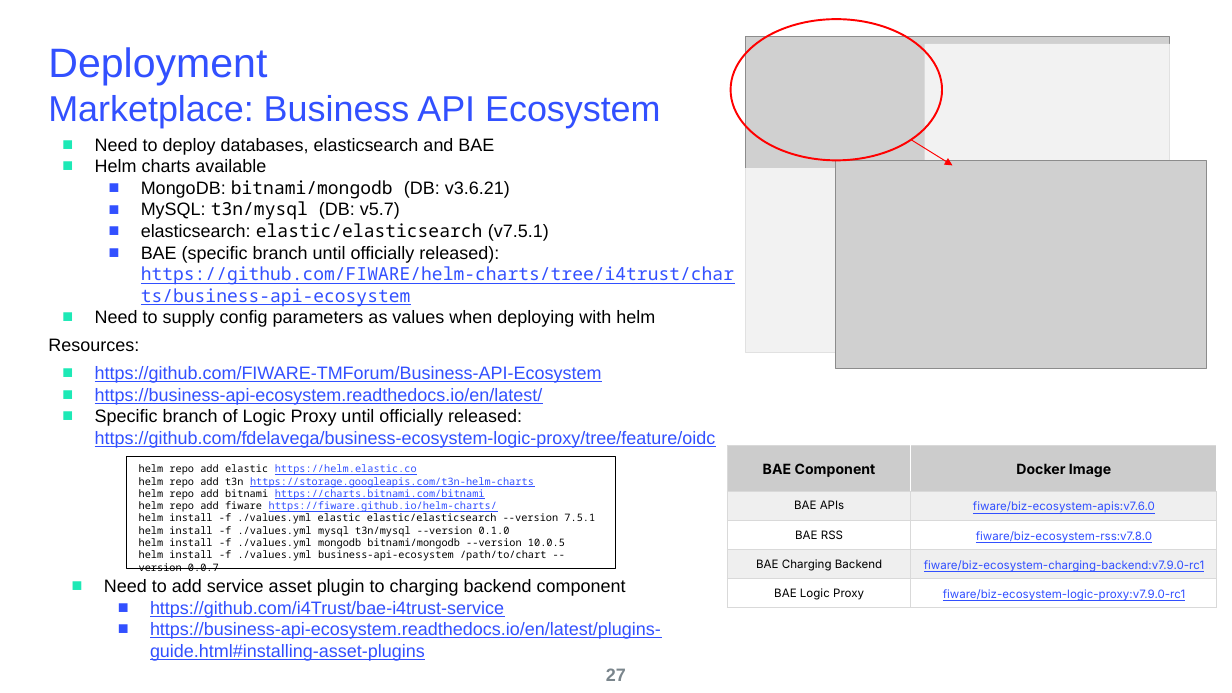
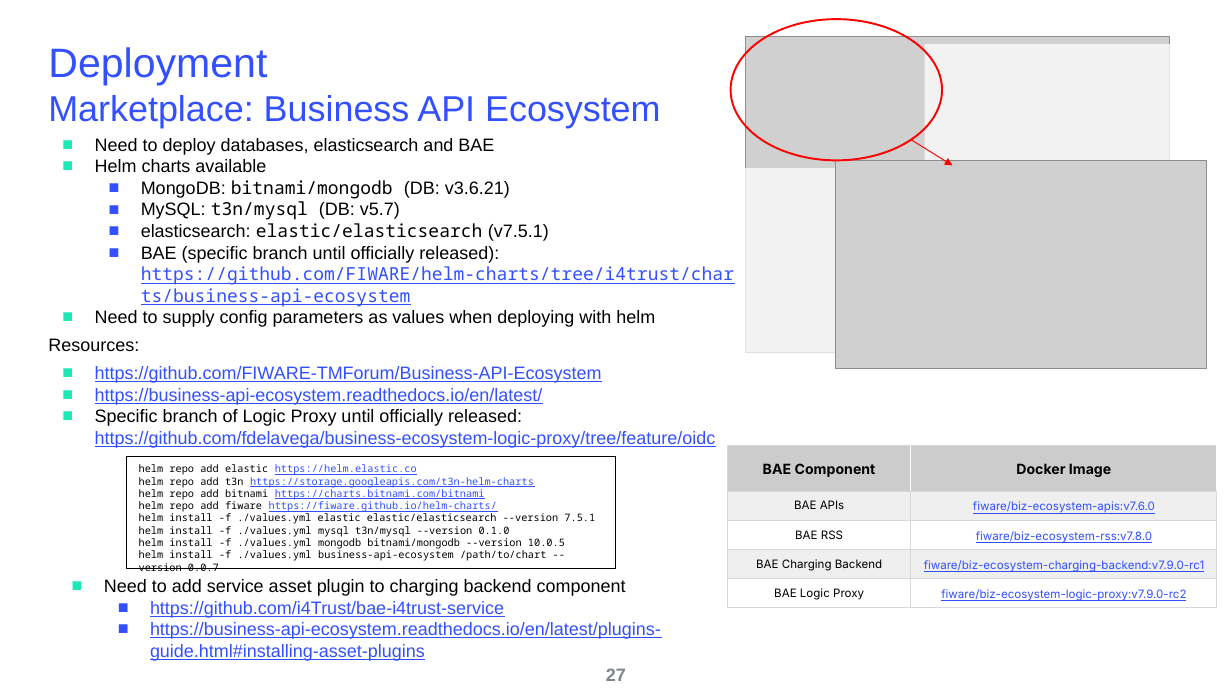
Before and after one commit to i4Trust/training, a slide deck: slide 28 of 2_Technology/Reference_Example-Detailed_walktrough/Slides_Walkthrough.pptx. Drawn at 1232x693 pixels with LibreOffice and Linux fonts; fonts in the diff are those of the drawing; grey boxes stand for pictures; background and template pictures are left out. Boxes give left, top, right and bottom in pixels: in the first picture for what was removed or moved away, otherwise in the second. Text is boxed around its words. In the diff, an @@ line names an element or a change of style, - is before the commit and + after.

```diff
--- a/2_Technology/Reference_Example-Detailed_walktrough/Slides_Walkthrough.pptx
+++ b/2_Technology/Reference_Example-Detailed_walktrough/Slides_Walkthrough.pptx
@@ table at bbox=[727, 445, 1216, 693] @@
-row 5, column 2: fiware/biz-ecosystem-logic-proxy:v7.9.0-rc1
+row 5, column 2: fiware/biz-ecosystem-logic-proxy:v7.9.0-rc2
```
Also in this commit, not shown: 7 other slides changed, 1 slide added, 1 other file.
